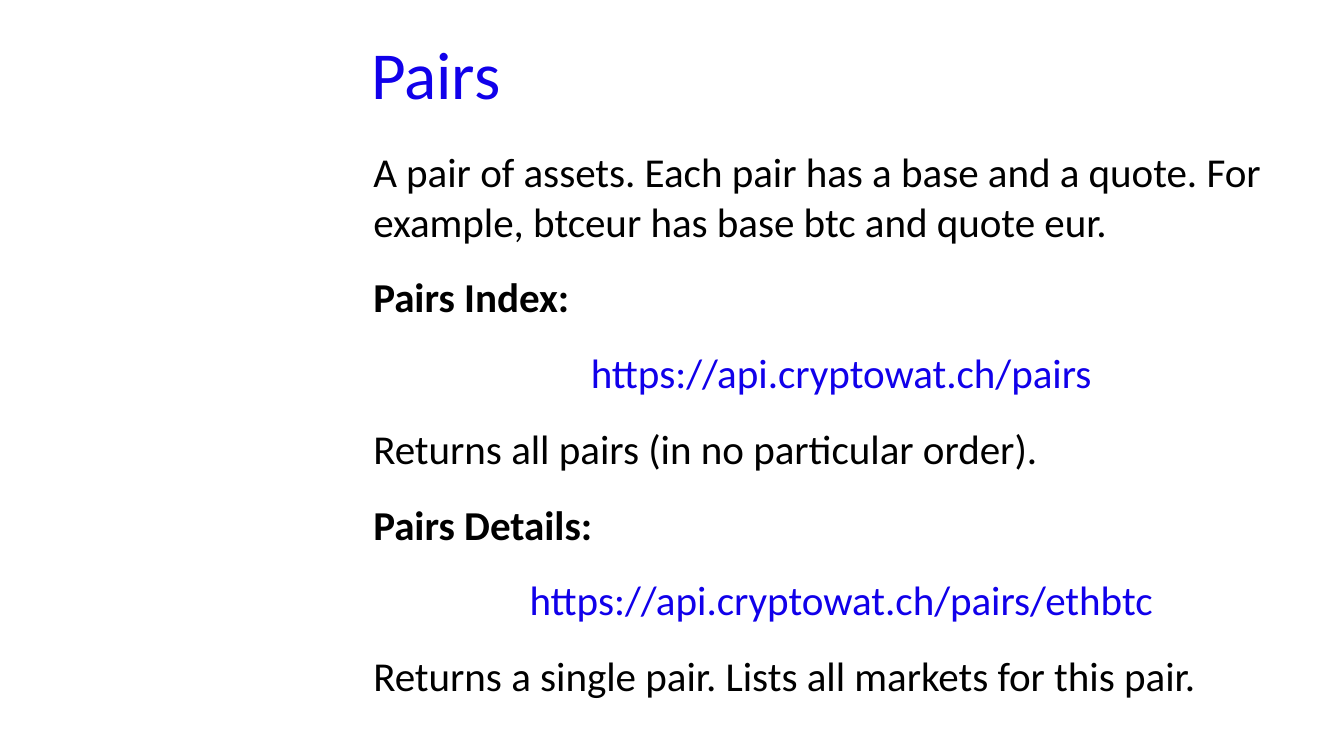
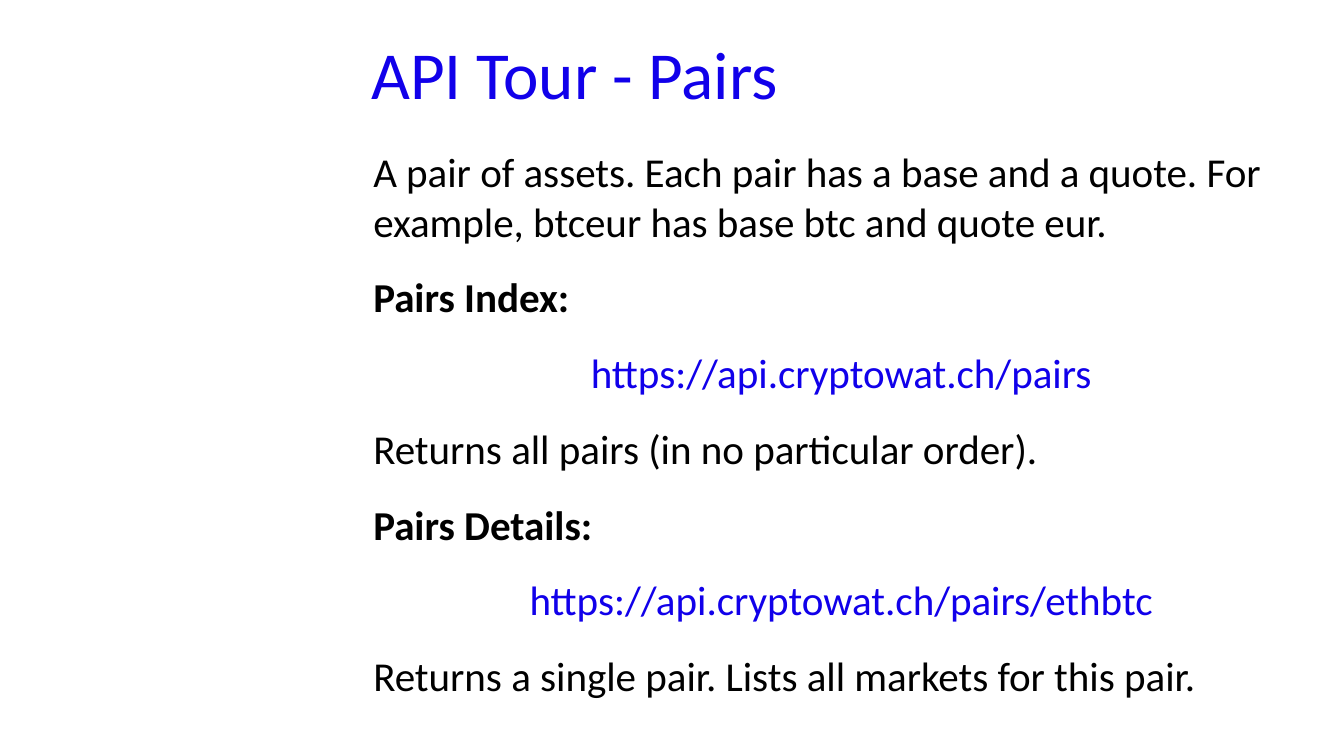
Before and after one commit to GabriM97/CryptoWolf, a slide deck: slide 7 of Student Presentation/Student_Presentation.odp. Drawn at 1344x756 pixels with LibreOffice and Linux fonts; fonts in the diff are those of the drawing; background and template pictures are left out. Boxes give left, top, right and bottom in pixels: in the first picture for what was removed or moved away, otherwise in the second. Text is boxed around its words. In the diff, an @@ line names an element or a change of style, - is before the commit and + after.

```diff
--- a/Student Presentation/Student_Presentation.odp
+++ b/Student Presentation/Student_Presentation.odp
@@ title at (x1=371, y1=52, x2=778, y2=100): text changed @@
-Pairs
+API Tour - Pairs
```
Also in this commit, not shown: 17 other slides changed, 4 slides added, 3 slides removed, 5 other files.
